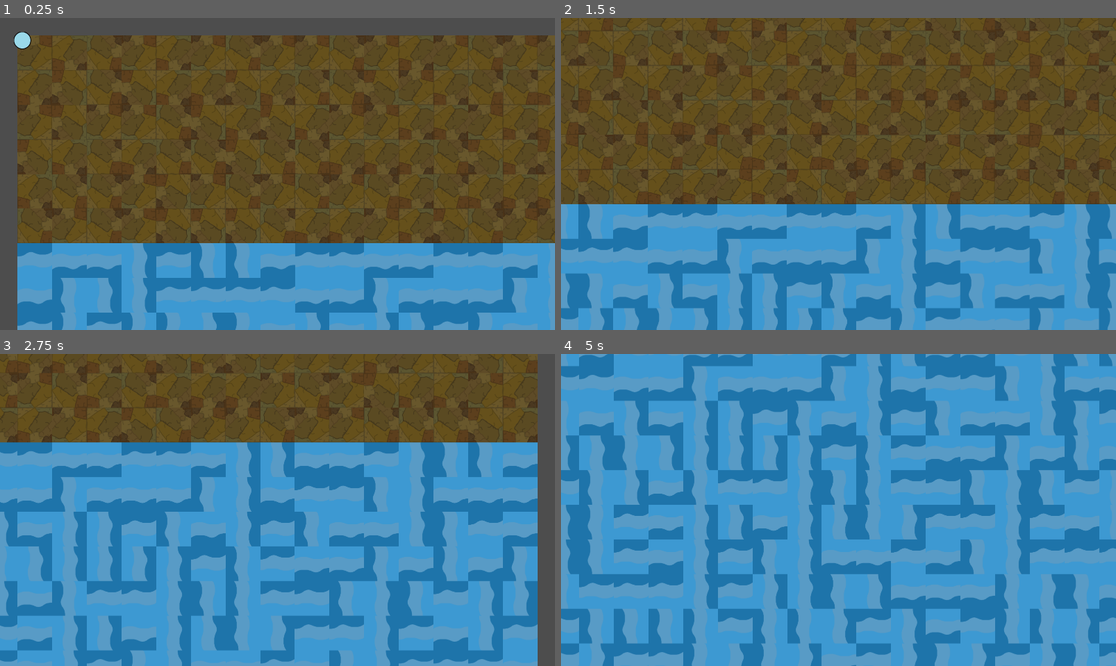
Above: before the commit, frames 1-4 (two rows, left to right).
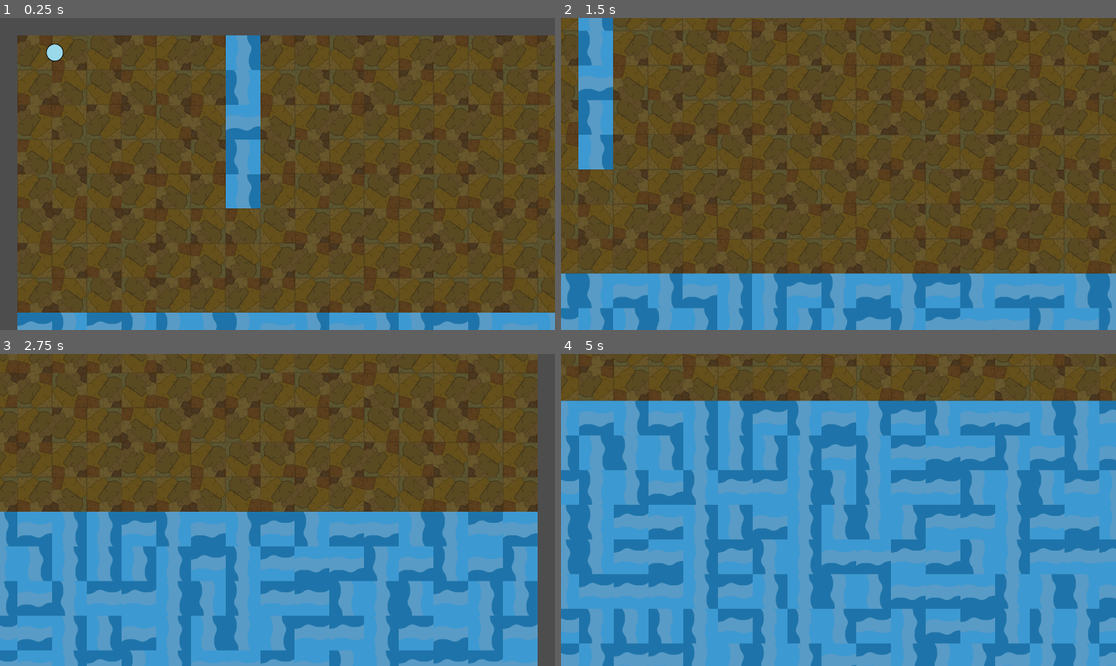
Above: after the commit, the same moments.

Repository: jokutdavid/windymob
Game: Godot game, scene res://scenes/main.tscn
Two runs of this game, one before a commit and one after it. Both use one fixed random seed, a clock stepped at 60 frames per second and the inputs below.
Inputs (mouse positions are in pixels of both pictures, inside the frame that each line leads up to):
- Up to frame 1 (0.25 s): no input
- Up to frame 2 (1.5 s): move the mouse to (960, 158) at 0.52 s; hold Right (ui_right) 0.53-1.25 s; click (960, 158) at 0.67 s; drag from (727, 189) to (577, 52) at 1.27 s
- Up to frame 3 (2.75 s): move the mouse to (333, 441) at 2.02 s; hold Right (ui_right) from 2.03 s (still down)
- Up to frame 4 (5 s): release Right (ui_right) at 2.75 s; tap Enter at 2.75 s; drag from (810, 572) to (594, 391) at 2.77 s; move the mouse to (1005, 556) at 3.52 s; hold Left (ui_left) 3.53-4.25 s; drag from (672, 463) to (577, 491) at 4.27 s

The runs differ from the first frame. In frame 1, 25% of the frame differs, in the area x 2-100%, y 4-95%; in frame 2, 25%; in frame 3, 22%; in frame 4, 15%.

Commit message:
Implements basic A* pathfinding for human movement
Adds A* pathfinding to the game using a tile grid.
The human now finds a path using the A* algorithm to a target location.
The A* grid is constructed based on the tile types.

Initial implementation, needs improvement.

Diff:
--- a/scenes/main.tscn
+++ b/scenes/main.tscn
@@ -19,7 +19,7 @@
 [node name="Creatures" type="Node2D" parent="Game"]
 
 [node name="Human" parent="Game/Creatures" instance=ExtResource("3_jyhfs")]
-speed = 100
+position = Vector2(60, 60)
 
 [node name="Camera2D" type="Camera2D" parent="."]
 visible = false
--- a/scripts/game.gd
+++ b/scripts/game.gd
@@ -1,10 +1 @@
 extends Node2D
-
-var astar = AStar2D.new()
-
-func _ready():
-	for x in get_parent().row_cols.x:
-		for y in get_parent().row_cols.y:
-			astar.add_point(x + y * get_parent().row_cols.y, Vector2(x, y) * get_parent().tile_width)
-
-	astar.connect_points(0, 1)
--- a/scripts/human.gd
+++ b/scripts/human.gd
@@ -1,6 +1,6 @@
 extends Node2D
 
-@export var speed : int
+@export var speed : int = 300
 var target_pos : Vector2
 
 var current_path : PackedVector2Array = []
@@ -9,8 +9,18 @@
 var Game
 
 func update_path():
-	current_path = Game.astar.get_point_path(0, 1)
-	target_pos = current_path[path_index]
+	var TilesNode = Game.get_node("./TilesNode")
+
+	var start_pos = TilesNode.astar.get_closest_point(position)
+	var end_pos = TilesNode.astar.get_closest_point(Vector2(840, 360))
+
+	if current_path.is_empty():
+		current_path = TilesNode.astar.get_point_path(start_pos, end_pos)
+
+	print(current_path)
+
+	if !current_path.is_empty():
+		target_pos = current_path[path_index]
 	target_pos += Vector2(60, 60)
 
 func _ready():
--- a/scripts/tile.gd
+++ b/scripts/tile.gd
@@ -1,6 +1,7 @@
 extends Node2D
 
 @export var current_type = tile_type.dirt
+var id : int
 
 enum tile_type {
 	dirt,
--- a/scripts/tiles_node.gd
+++ b/scripts/tiles_node.gd
@@ -3,21 +3,51 @@
 var TileChild = preload("res://scenes/tile.tscn")
 var tile_grid : Array = []
 
+var astar = AStar2D.new()
+
+func get_point_id(x: int, y: int, grid_height: int) -> int:
+	return x + y * grid_height
 
 func _ready():
+#	A* setup
 	var Main = get_parent().get_parent()
-
 
 	for x in range(Main.row_cols.x):
 		tile_grid.append([])
 		for y in range(Main.row_cols.y):
 			var tile_child = TileChild.instantiate()
 			add_child(tile_child)
-			tile_child.position = Vector2(x, y) * get_parent().get_parent().tile_width
 
-			if y > 5:
-				tile_child.current_type = get_child(0).tile_type.shallow_water
+			if y > 7 or (x == 6 and y < 5):
+				tile_child.current_type = tile_child.tile_type.shallow_water
 			else:
-				tile_child.current_type = get_child(0).tile_type.dirt
+				tile_child.current_type = tile_child.tile_type.dirt
 
+			tile_child.position = Vector2(x, y) * Main.tile_width
 			tile_grid[x].append(tile_child)
+
+			var point_id = get_point_id(x, y, Main.row_cols.y)
+			astar.add_point(point_id, Vector2(x, y) * Main.tile_width)
+
+
+
+
+	for x in range(Main.row_cols.x):
+		for y in range(Main.row_cols.y):
+			var current_id = get_point_id(x, y, Main.row_cols.y)
+
+			var left_id = get_point_id(x - 1, y, Main.row_cols.y)
+			if x > 0 and tile_grid[x - 1][y].current_type == tile_grid[0][0].tile_type.dirt:
+				astar.connect_points(current_id, left_id)
+
+			if x < Main.row_cols.x - 1 and tile_grid[x + 1][y].current_type == tile_grid[0][0].tile_type.dirt:
+				var right_id = get_point_id(x + 1, y, Main.row_cols.y)
+				astar.connect_points(current_id, right_id)
+
+			if y > 0 and tile_grid[x][y - 1].current_type == tile_grid[0][0].tile_type.dirt:
+				var up_id = get_point_id(x, y - 1, Main.row_cols.y)
+				astar.connect_points(current_id, up_id)
+
+			if y < Main.row_cols.y - 1 and tile_grid[x][y + 1].current_type == tile_grid[0][0].tile_type.dirt:
+				var right_id = get_point_id(x, y + 1, Main.row_cols.y)
+				astar.connect_points(current_id, right_id)
